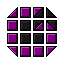
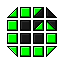
Two versions of the same layered image (w=64, h=64). Layer-by-layer changes:
added layer "Color - Green" above "Color - Purple" over [8, 8, 56, 56]
renamed "Color" to "Color - Purple", hid it over [8, 8, 56, 56]
